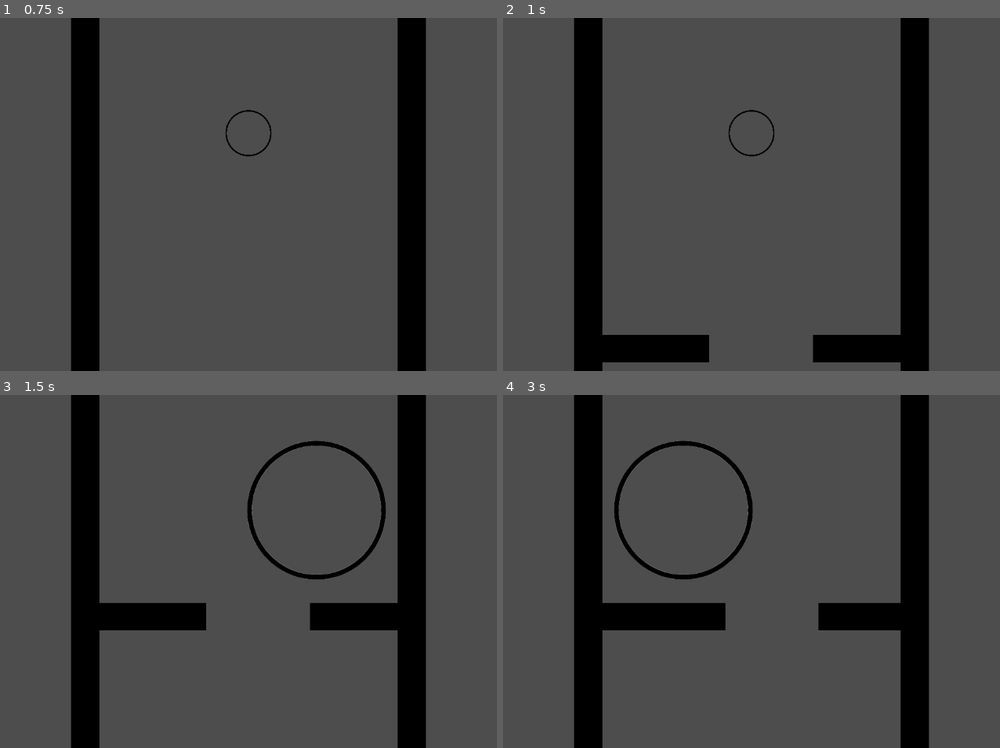
Above: before the commit, frames 1-4 (two rows, left to right).
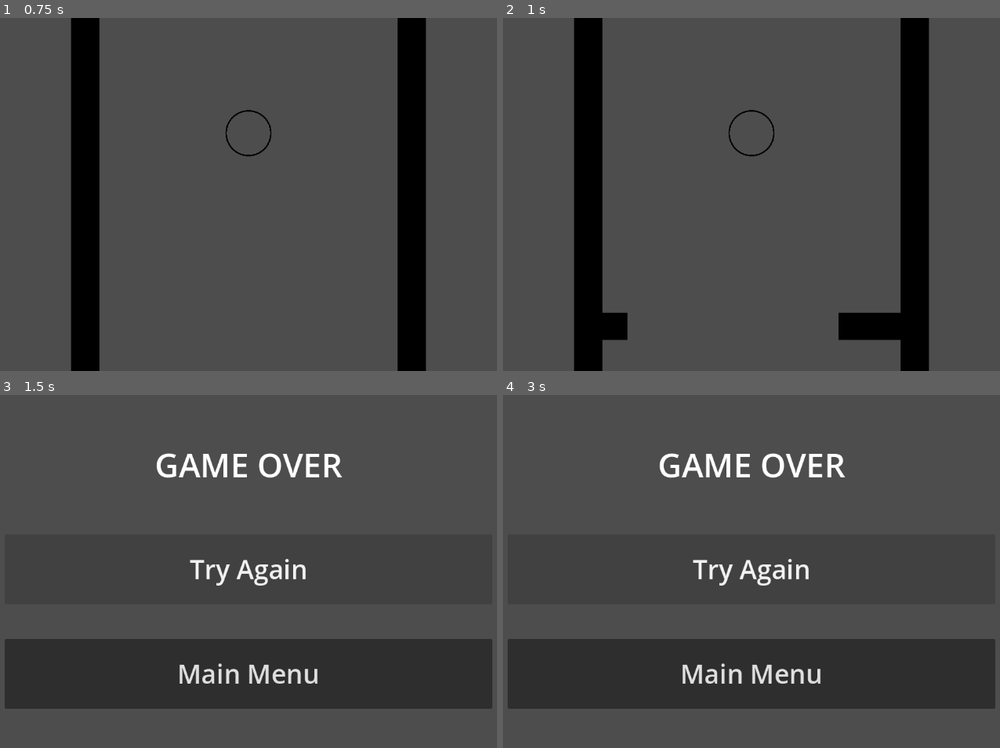
Above: after the commit, the same moments.

Repository: kylietmo/gmtk-2024-game
Game: Godot game, scene res://menus/start_screen/start_screen.tscn
Two runs of this game, one before a commit and one after it. Both use one fixed random seed, a clock stepped at 60 frames per second and the inputs below.
Inputs:
- Up to frame 1 (0.75 s): click "Start" at 0.5 s
- Up to frame 2 (1 s): no input
- Up to frame 3 (1.5 s): hold D (right) from 1.28 s (still down); tap Space (scale_toggle) at 1.35 s
- Up to frame 4 (3 s): release D (right) at 2 s; click "Try Again" at 2 s; hold A (left) from 2.78 s (still down); tap Space (scale_toggle) at 2.85 s

Frame 1 is identical in both runs. In frame 2, 3.9% of the frame differs, in the area x 20-80%, y 83-98%; in frame 3, 34%; in frame 4, 34%, in the area x 0-100%, y 0-100%.

Commit message:
Tweak numbers again

Diff:
--- a/src/entities/player/player.gd
+++ b/src/entities/player/player.gd
@@ -1,8 +1,8 @@
 extends CharacterBody2D
 
-@export var SPEED = 1000.0
-@export var ACCELERATION = 100.0
-@export var DECELERATION = 50.0
+@export var SPEED = 1400.0
+@export var ACCELERATION = 200.0
+@export var DECELERATION = 200.0
 @export var BIG_SIZE_SCALE = 1.5
 @export var SMALL_SIZE_SCALE = 0.5
 @export var SIZE_CHANGE_DURATION = 0.1
--- a/src/game.gd
+++ b/src/game.gd
@@ -1,11 +1,11 @@
 extends Node2D
 
-@export var MIN_SECS_BETWEEN_SPAWNS = 0.85
-@export var MAX_SECS_BETWEEN_SPAWNS = 1.5
-@export var SPEED = -400.0
+@export var MIN_SECS_BETWEEN_SPAWNS = 0.5
+@export var MAX_SECS_BETWEEN_SPAWNS = 0.8
+@export var SPEED = -500.0
 @onready var player = $Player
 
-const MIN_GAP_SIZE = 150
+const MIN_GAP_SIZE = 250
 const MAX_GAP_SIZE = 400
 
 var time_until_next_spawn = MIN_SECS_BETWEEN_SPAWNS
